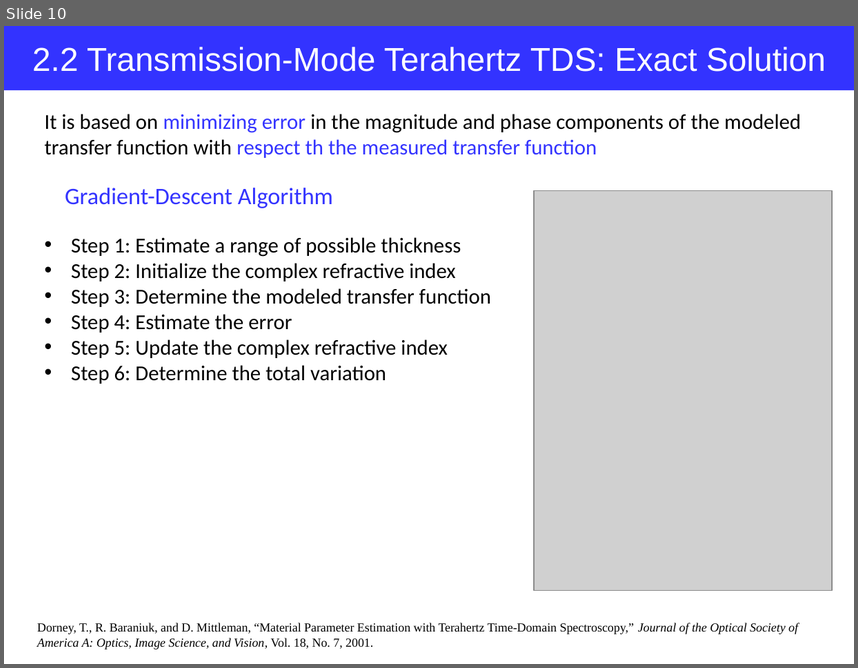
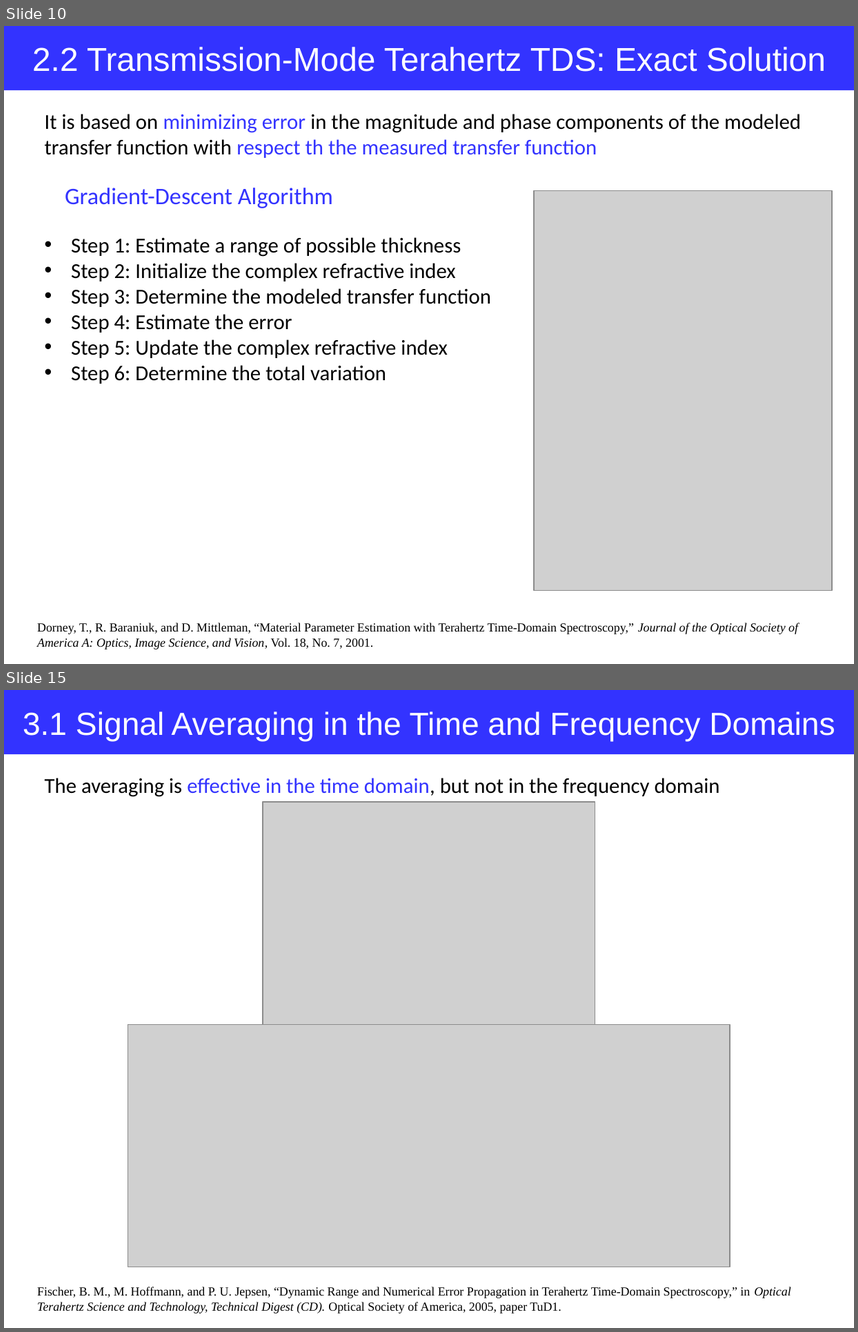
Before and after one commit to jglee96/NBTP_Lab, a slide deck: Terahertz Metrology/Ch2/Terahertz Metrology_Ch2.pptx. Shown one above the other, each under a label of ours: slide 10 before the commit, slides 10 and 15 after it; the slides between them are not shown. The pictures are 858x668 and 858x1332 pixels, drawn with LibreOffice and Linux fonts; fonts in the diff are those of the drawing; grey boxes stand for pictures. Boxes give left, top, right and bottom in pixels: in the first picture for what was removed or moved away, otherwise in the second. Text is boxed around its words. In the diff, an @@ line names an element or a change of style, - is before the commit and + after.

```diff
--- a/Terahertz Metrology/Ch2/Terahertz Metrology_Ch2.pptx
+++ b/Terahertz Metrology/Ch2/Terahertz Metrology_Ch2.pptx
@@ slide 15 added at (4,690,854,1328), background #FFFFFF @@
@@ rectangle added at (4,690,854,755), fill #3333FF, 27 pt, text #FFFFFF @@
+3.1 Signal Averaging in the Time and Frequency Domains
@@ text added at (45,778,720,797), 18 pt, text #000000 @@
+The averaging is effective in the time domain, but not in the frequency domain
@@ picture added at (263,802,595,1025) @@
@@ picture added at (128,1024,730,1266) @@
@@ text added at (37,1286,791,1313), 10.5 pt, text #000000 @@
+Fischer, B. M., M. Hoffmann, and P. U. Jepsen, “Dynamic Range and Numerical Error Propagation in Terahertz Time-Domain Spectroscopy,” in Optical Terahertz Science and Technology, Technical Digest (CD). Optical Society of America, 2005, paper TuD1.
```
Also in this commit, not shown: 2 slides changed, 6 other slides added, 11 other files.
